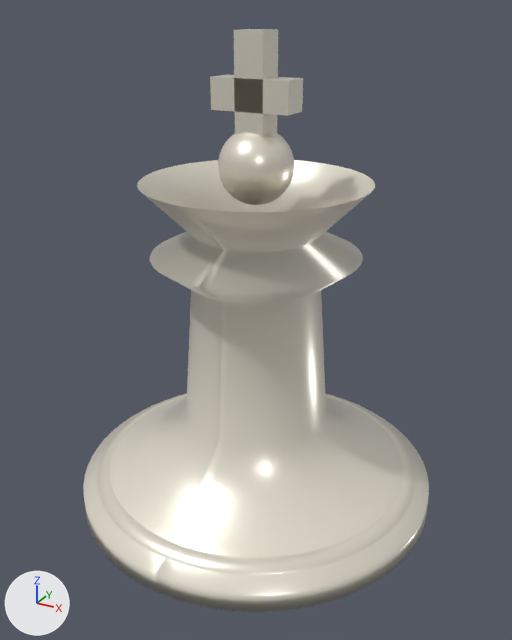
Two versions of the glTF model client/public/models/wk.glb, one commit apart.
One viewpoint serves both versions: a 50 mm lens placed at (0.897, -1.631, 1.377), pointed at (0.018, -0.034, 0.578). Every picture has the same lights, and +X, +Y and +Z are marked at lower left. The picture after the commit comes second. Where no turn or scale is listed for an object, it has been applied to the vertices.
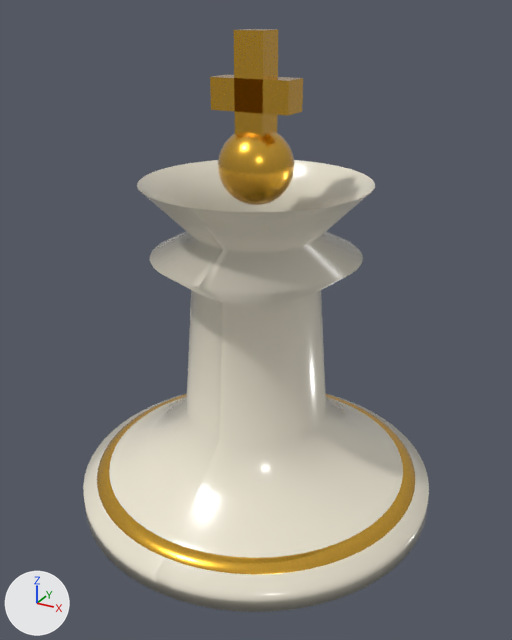
What differs and where, as boxes [x1, y1, x2, y2] in the pictures (512 x 640 px):
'Mesh_1', surface changed
    both: [83, 160, 426, 605]
'Mesh_0', recoloured, surface changed
    both: [97, 394, 415, 575]
'Mesh_2', recoloured, surface changed (pale yellow to orange)
    both: [218, 131, 294, 205]
'Mesh_3', recoloured, surface changed (pale yellow to orange)
    both: [234, 29, 278, 138]
'Mesh_4', recoloured, surface changed (pale yellow to orange)
    both: [210, 74, 303, 115]

The change, as a diff of the scene's bpy script:
```diff
--- a/client/public/models/wk.glb.py
+++ b/client/public/models/wk.glb.py
@@ mat_material_0 @@
 mat_material_0 = principled_material('Material_0')
-mat_material_0.base_color = (0.905, 0.855, 0.73)  # pale yellow #f4eede
-mat_material_0.metallic = 0.55
-mat_material_0.roughness = 0.3
+mat_material_0.base_color = (0.799, 0.445, 0.0452)  # orange #e7b23c
+mat_material_0.metallic = 1.0
+mat_material_0.roughness = 0.24
 mat_material_0.coat_weight = 0.6
 mat_material_0.coat_roughness = 0.25
+mat_material_0.emission_strength = 1.0
+mat_material_0.emission_color = (0.0232, 0.0116, 0.0)  # black #2a1c00
@@ mat_material_1 @@
 mat_material_1.base_color = (0.905, 0.855, 0.73)  # pale yellow #f4eede
-mat_material_1.metallic = 0.35
-mat_material_1.roughness = 0.3
+mat_material_1.roughness = 0.22
 mat_material_1.coat_weight = 0.6
```
